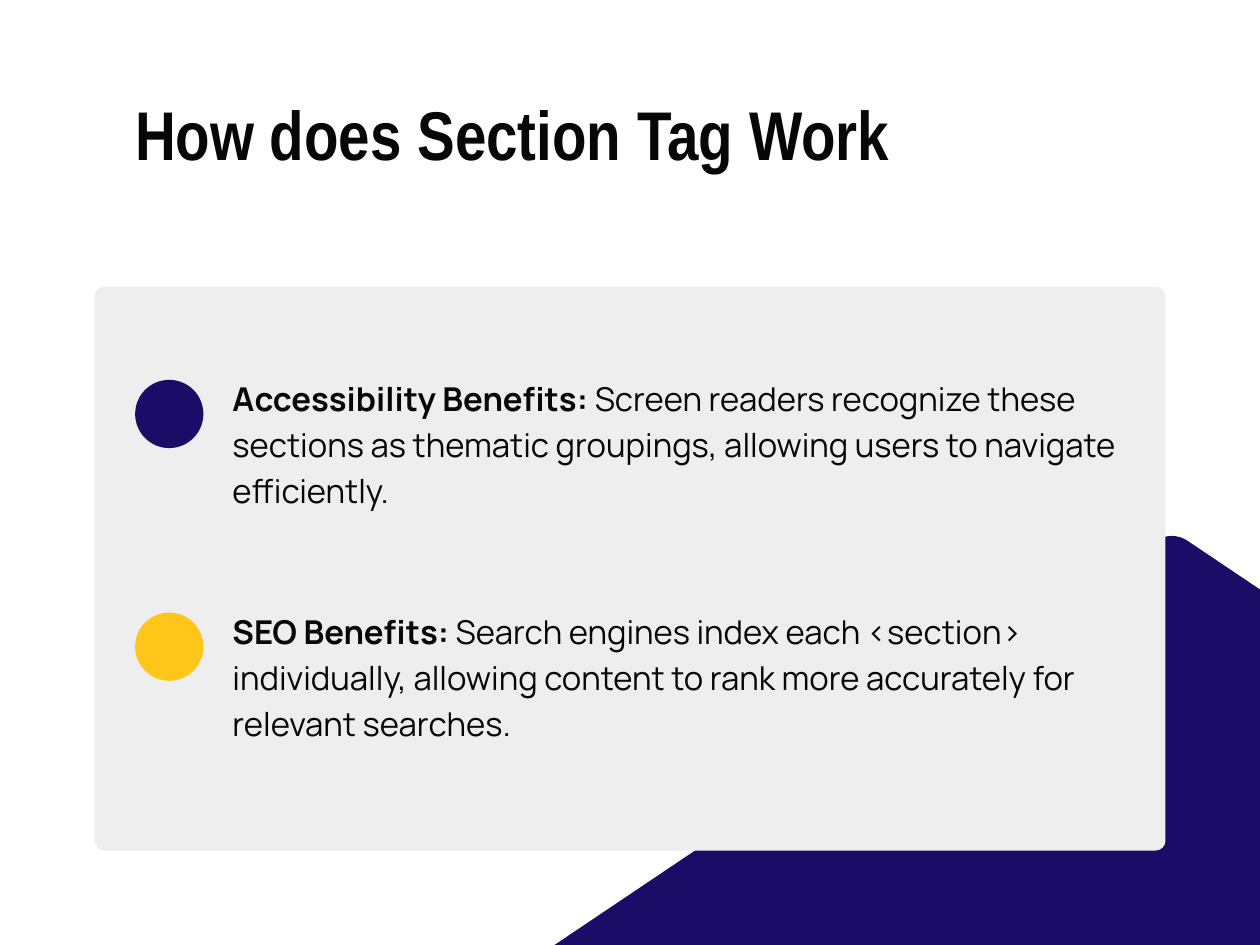
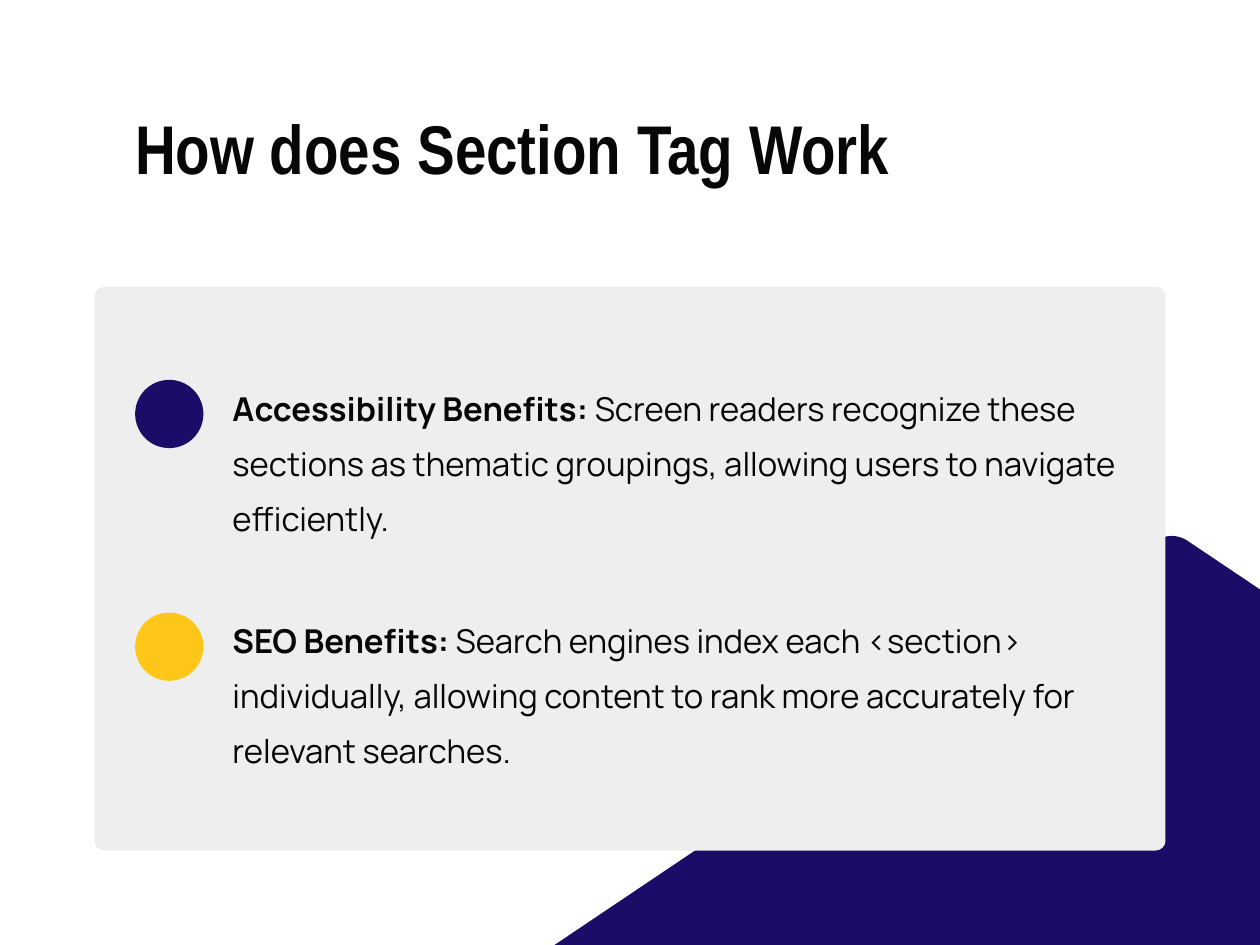
Before and after one commit to CodeWithIsmail/Web-Tech-CSE-502, a slide deck: slide 4 of 1421_1433_SectionTag.pptx. Drawn at 1260x945 pixels with LibreOffice and Linux fonts; fonts in the diff are those of the drawing. Boxes give left, top, right and bottom in pixels: in the first picture for what was removed or moved away, otherwise in the second. Text is boxed around its words. In the diff, an @@ line names an element or a change of style, - is before the commit and + after.

```diff
--- a/1421_1433_SectionTag.pptx
+++ b/1421_1433_SectionTag.pptx
@@ text "How does Section Tag Work" at <box>135,124,889,187</box>: line spacing 42pt to 1 @@
@@ text "Accessibility Benefits: Screen readers recognize ..." at <box>232,397,1115,539</box>: line spacing 28pt to 1.4 @@
@@ text "SEO Benefits: Search engines index ..." at <box>232,629,1075,764</box>: line spacing 28pt to 1.4 @@
```
Also in this commit, not shown: 7 other slides changed, 17 other files.
